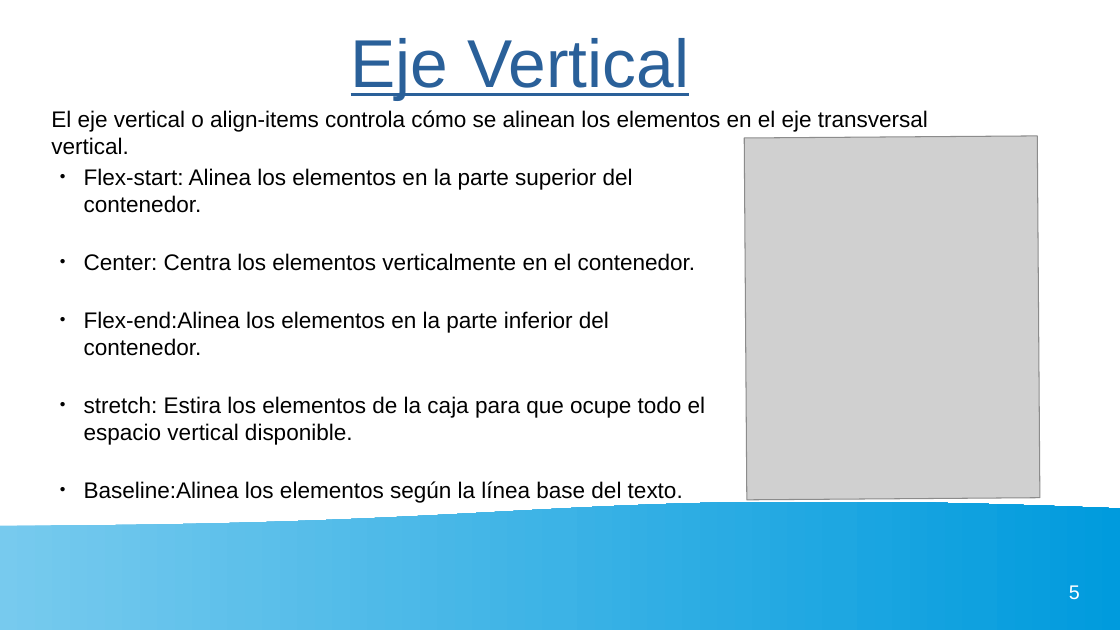
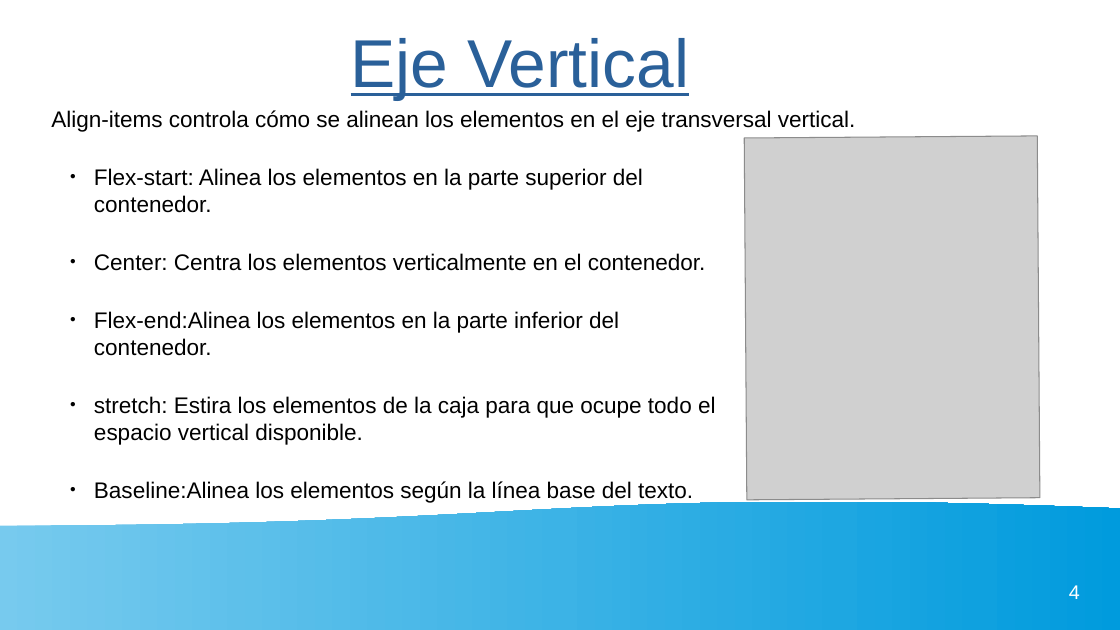
Before and after one commit to gaizkamg/HTML-CSS-Entregable, a slide deck: slide 4 of Presentacion/presentacion-flexbox.odp (slide 5 before the commit). Drawn at 1120x630 pixels with LibreOffice and Linux fonts; fonts in the diff are those of the drawing; grey boxes stand for pictures. Boxes give left, top, right and bottom in pixels: in the first picture for what was removed or moved away, otherwise in the second. Text is boxed around its words. In the diff, an @@ line names an element or a change of style, - is before the commit and + after.

```diff
--- a/Presentacion/presentacion-flexbox.odp
+++ b/Presentacion/presentacion-flexbox.odp
@@ text at [51, 110, 855, 132]: text changed @@
-El eje vertical o align-items controla cómo se alinean los elementos en el eje transversal vertical.
+Align-items controla cómo se alinean los elementos en el eje transversal vertical.
@@ text "Flex-start: Alinea los elementos en ...": place and size @@
-text "Flex-start: Alinea los elementos en ..." at [84, 168, 706, 503]
+text "Flex-start: Alinea los elementos en ..." at [94, 168, 716, 503]
@@ page number at [1069, 585, 1080, 599]: text changed @@
-5
+4
```
Also in this commit, not shown: 3 other slides changed, 2 slides added, 1 slide removed, 2 other files.
